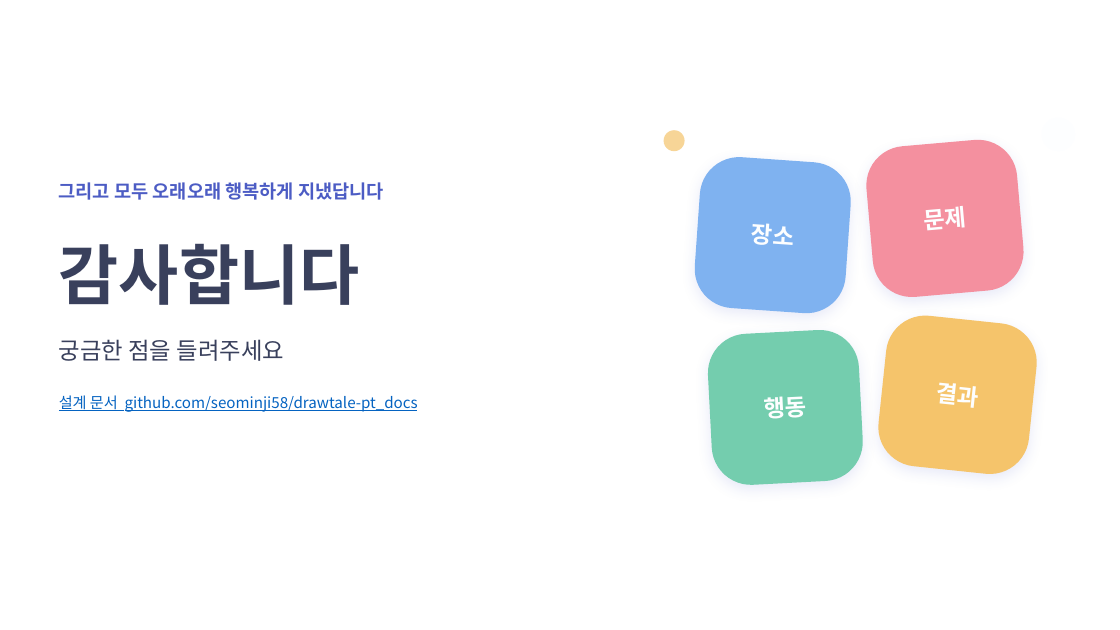
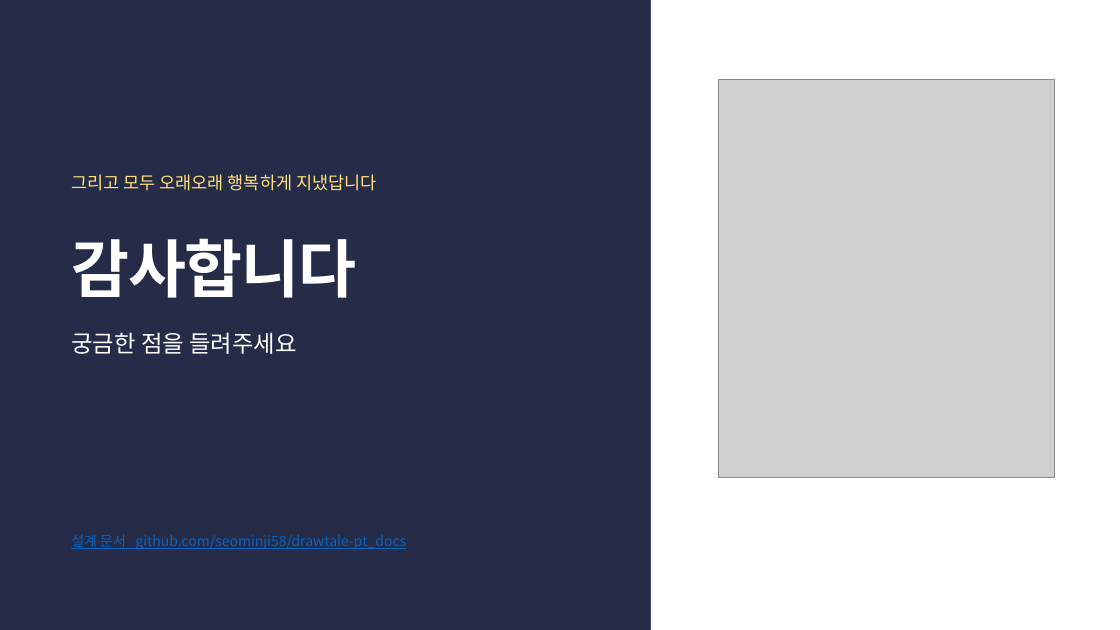
Before and after one commit to seominji58/drawtale-pt_docs, a slide deck: slide 21 of presentation/DrawTale_중간발표.pptx. Drawn at 1120x630 pixels with LibreOffice and Linux fonts; fonts in the diff are those of the drawing; grey boxes stand for pictures; background and template pictures are left out. Boxes give left, top, right and bottom in pixels: in the first picture for what was removed or moved away, otherwise in the second. Text is boxed around its words. In the diff, an @@ line names an element or a change of style, - is before the commit and + after.

```diff
--- a/presentation/DrawTale_중간발표.pptx
+++ b/presentation/DrawTale_중간발표.pptx
@@ background picture (left out) to #262B48 @@
@@ rectangle added at [651,0,1120,630], fill #FFFFFF @@
@@ picture added at [718,80,1054,478] @@
@@ ellipse removed at [1042,118,1075,151] @@
@@ ellipse removed at [664,130,685,151] @@
@@ rounded rectangle removed at [863,137,1027,300] @@
@@ text "그리고 모두 오래오래 행복하게 지냈답니다": place and size @@
-text "그리고 모두 오래오래 행복하게 지냈답니다" at [59,182,384,200]
+text "그리고 모두 오래오래 행복하게 지냈답니다" at [71,174,376,191]
@@ text "그리고 모두 오래오래 행복하게 지냈답니다" at [71,174,376,191]: size 16 to 15 pt, text colour #4C5CC4 to #FFE27A, bold off; line spacing 1.15 to 1.2 @@
@@ rounded rectangle removed at [692,155,854,316] @@
@@ text removed at [924,206,967,230] @@
-문제
@@ text "감사합니다": place and size @@
-text "감사합니다" at [59,243,360,305]
+text "감사합니다" at [71,238,356,298]
@@ text "감사합니다" at [71,238,356,298]: size 56 to 54 pt, text colour #39405C to #FFFFFF, letter spacing 0 to -1 pt; line spacing 1.15 to 1.2 @@
@@ text removed at [751,223,794,245] @@
-장소
@@ text "궁금한 점을 들려주세요": place and size @@
-text "궁금한 점을 들려주세요" at [59,339,284,361]
+text "궁금한 점을 들려주세요" at [71,332,296,354]
@@ text "궁금한 점을 들려주세요" at [71,332,296,354]: text colour #39405C to #FFFFFF; line spacing 1.15 to 1.2 @@
@@ rounded rectangle removed at [706,328,865,487] @@
@@ rounded rectangle removed at [875,312,1041,478] @@
@@ text removed at [935,383,978,408] @@
-결과
@@ text removed at [764,396,807,419] @@
-행동
@@ text "설계 문서 github.com/seominji58/drawtale-pt_docs": place and size @@
-text "설계 문서 github.com/seominji58/drawtale-pt_docs" at [59,395,418,412]
+text "설계 문서 github.com/seominji58/drawtale-pt_docs" at [71,534,406,550]
@@ text "설계 문서 github.com/seominji58/drawtale-pt_docs" at [71,534,406,550]: size 13 to 12 pt; line spacing 1.15 to 1.2 @@
```
Also in this commit, not shown: 21 other slides changed, 4 other files.
